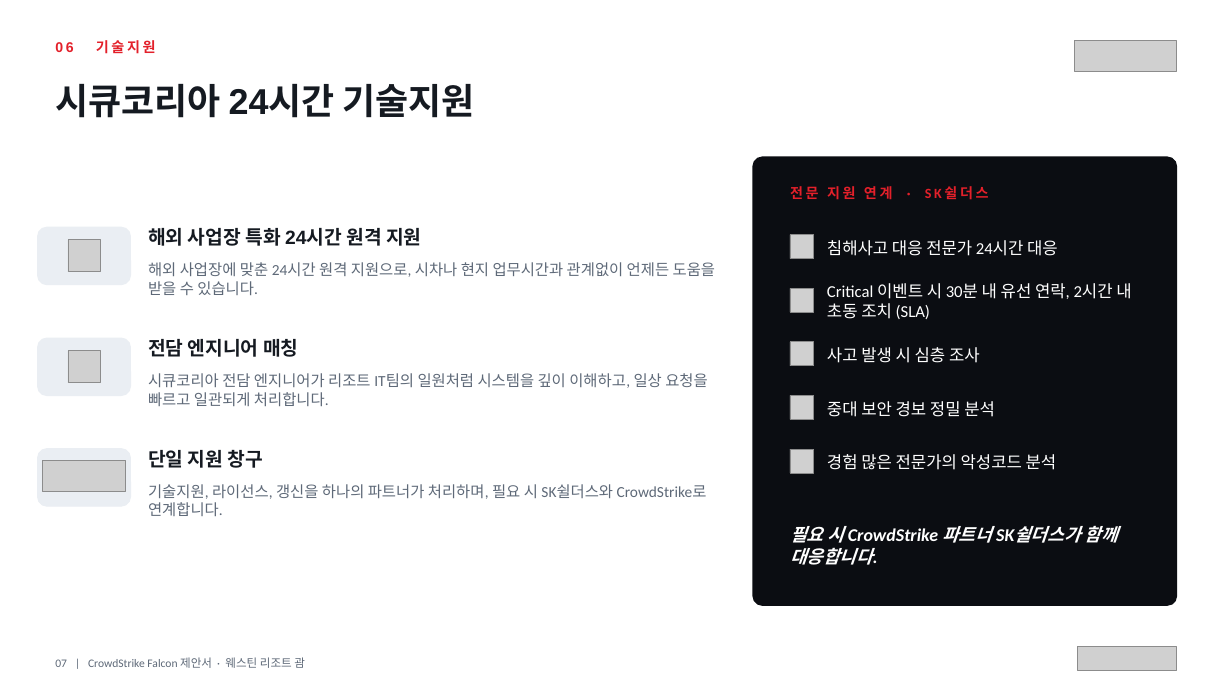
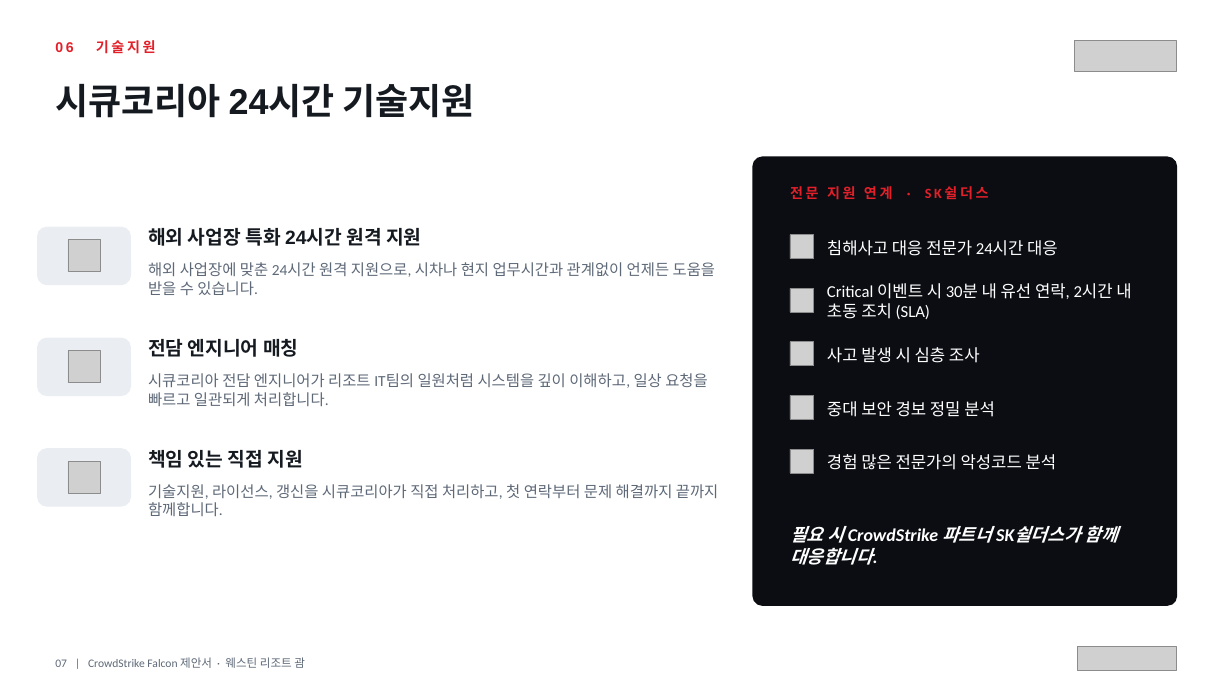
Before and after one commit to BigLee-Creator/Recommendations, a slide deck: slide 7 of KOR._CrowdStrike_Falcon_Proposal_for_Westin_Resort_Guam_SECUKOREA.pptx. Drawn at 1232x693 pixels with LibreOffice and Linux fonts; fonts in the diff are those of the drawing; grey boxes stand for pictures. Boxes give left, top, right and bottom in pixels: in the first picture for what was removed or moved away, otherwise in the second. Text is boxed around its words. In the diff, an @@ line names an element or a change of style, - is before the commit and + after.

```diff
--- a/KOR._CrowdStrike_Falcon_Proposal_for_Westin_Resort_Guam_SECUKOREA.pptx
+++ b/KOR._CrowdStrike_Falcon_Proposal_for_Westin_Resort_Guam_SECUKOREA.pptx
@@ picture: place and size @@
-picture at (43,460,125,492)
+picture at (68,461,101,494)
@@ text at (148,450,302,468): text changed @@
-단일 지원 창구
+책임 있는 직접 지원
@@ text at (148,484,718,516): text changed @@
-기술지원, 라이선스, 갱신을 하나의 파트너가 처리하며, 필요 시 SK쉴더스와 CrowdStrike로 연계합니다.
+기술지원, 라이선스, 갱신을 시큐코리아가 직접 처리하고, 첫 연락부터 문제 해결까지 끝까지 함께합니다.
```
Also in this commit, not shown: 6 other slides changed, 1 slide added, 1 slide removed, 1 other file.
